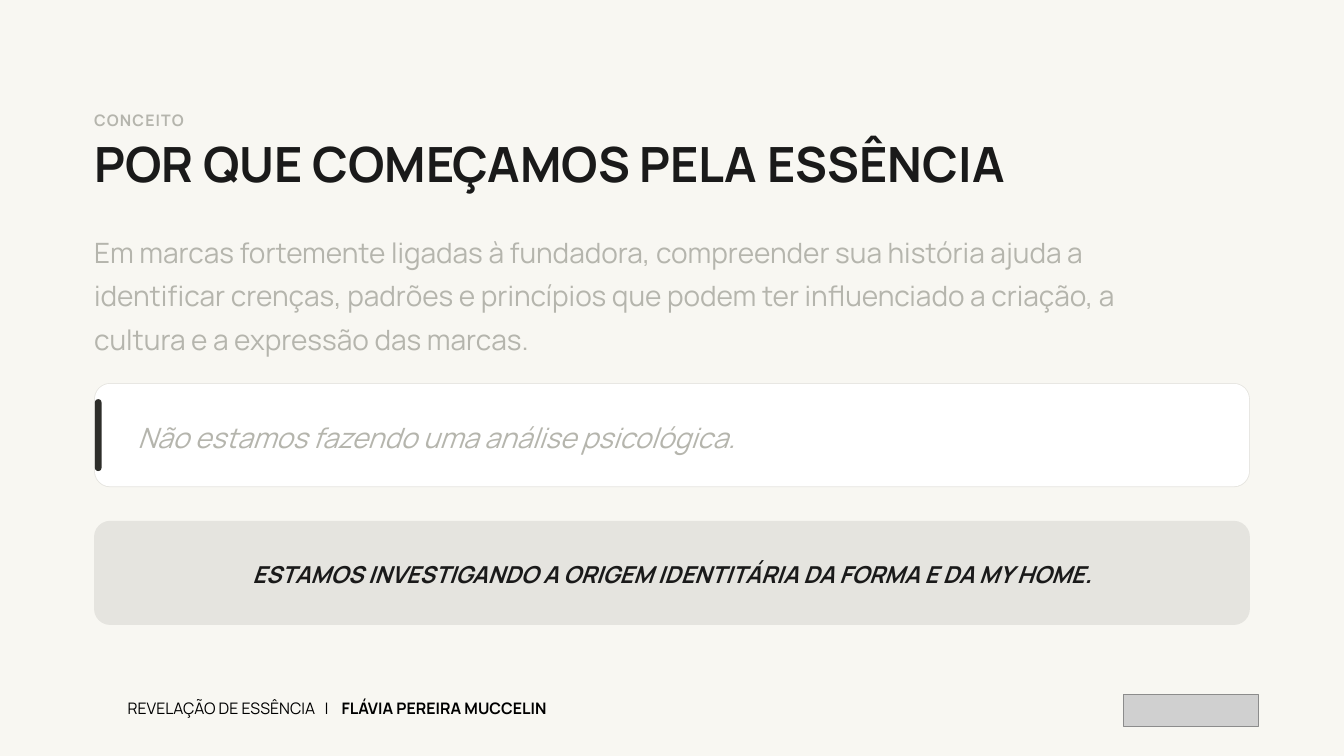
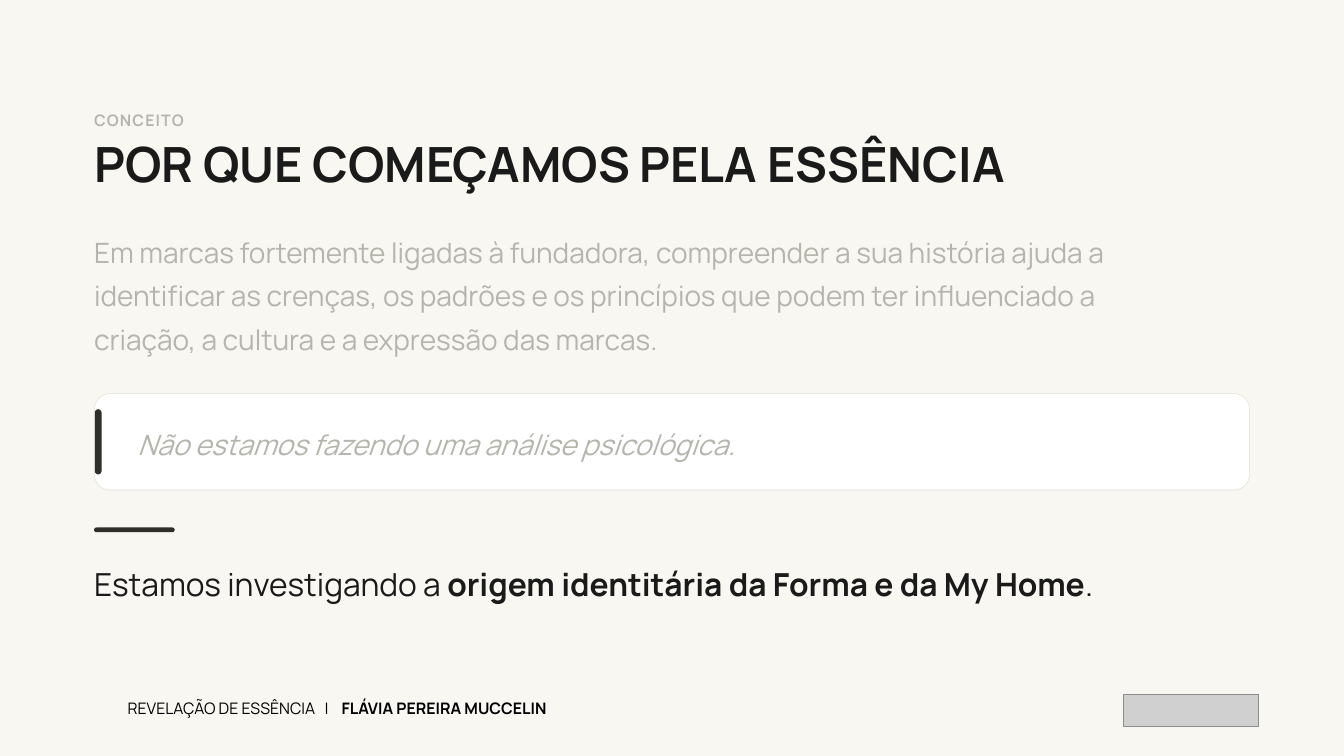
Before and after one commit to kellyalbertkabrand/Apresentacao_Revelacao_de_Essencia, a slide deck: slide 5 of Revelacao-de-Essencia-Flavia-Pereira-Muccelin.pptx (slide 2 before the commit). Drawn at 1344x756 pixels with LibreOffice and Linux fonts; fonts in the diff are those of the drawing; grey boxes stand for pictures. Boxes give left, top, right and bottom in pixels: in the first picture for what was removed or moved away, otherwise in the second. Text is boxed around its words. In the diff, an @@ line names an element or a change of style, - is before the commit and + after.

```diff
--- a/Revelacao-de-Essencia-Flavia-Pereira-Muccelin.pptx
+++ b/Revelacao-de-Essencia-Flavia-Pereira-Muccelin.pptx
@@ text at [94, 241, 1104, 357]: text changed @@
-Em marcas fortemente ligadas à fundadora, compreender sua história ajuda a identificar crenças, padrões e princípios que podem ter influenciado a criação, a cultura e a expressão das marcas.
+Em marcas fortemente ligadas à fundadora, compreender a sua história ajuda a identificar as crenças, os padrões e os princípios que podem ter influenciado a criação, a cultura e a expressão das marcas.
@@ rounded rectangle: place and size @@
-rounded rectangle at [94, 383, 1250, 487]
+rounded rectangle at [94, 393, 1250, 491]
@@ rounded rectangle at [94, 393, 1250, 491]: proportions changed @@
@@ rounded rectangle at [95, 394, 1249, 490]: proportions changed @@
@@ rounded rectangle: place and size @@
-rounded rectangle at [95, 384, 1249, 487]
+rounded rectangle at [95, 394, 1249, 490]
@@ rounded rectangle: place and size @@
-rounded rectangle at [95, 399, 101, 471]
+rounded rectangle at [95, 409, 101, 474]
@@ text "Não estamos fazendo uma análise ...": place and size @@
-text "Não estamos fazendo uma análise ..." at [138, 426, 734, 455]
+text "Não estamos fazendo uma análise ..." at [138, 433, 734, 462]
@@ rounded rectangle removed at [94, 521, 1250, 625] @@
@@ rounded rectangle added at [94, 528, 175, 532], fill #2E2E2A @@
@@ text "Estamos investigando a origem identitária ..." at [94, 570, 1093, 604]: vertical alignment middle to top @@
@@ text at [94, 570, 1093, 604]: text changed; size 25 to 34 pt; italic off @@
-ESTAMOS INVESTIGANDO A ORIGEM IDENTITÁRIA DA FORMA E DA MY HOME.
+Estamos investigando a origem identitária da Forma e da My Home.
```
Also in this commit, not shown: 16 other slides changed, 7 slides added, 1 other file.
